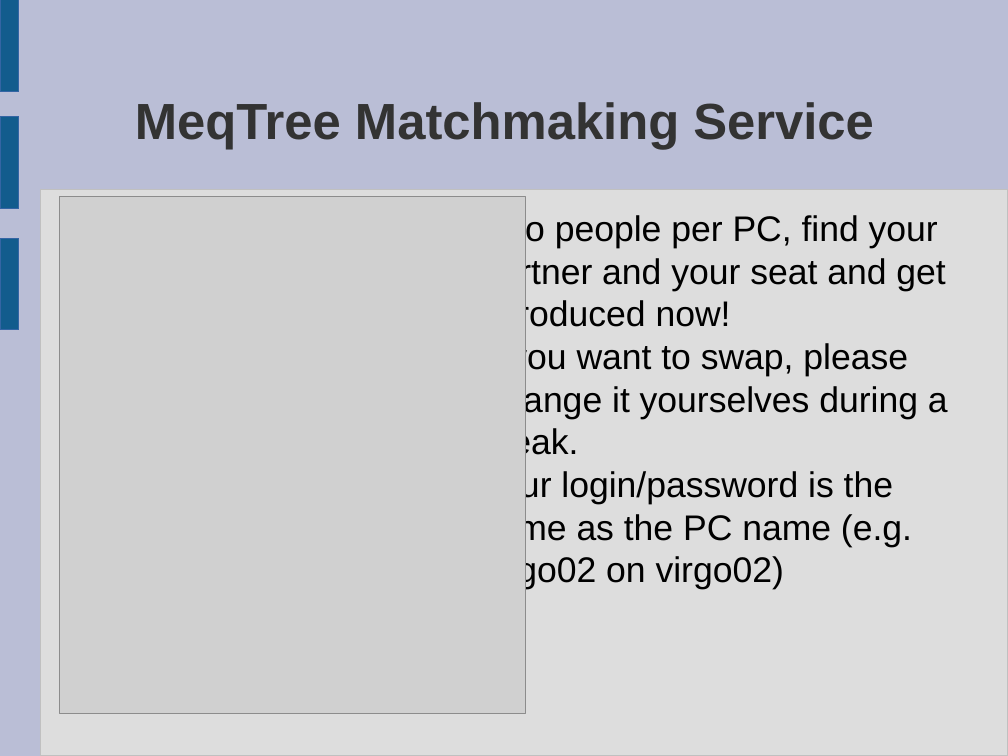
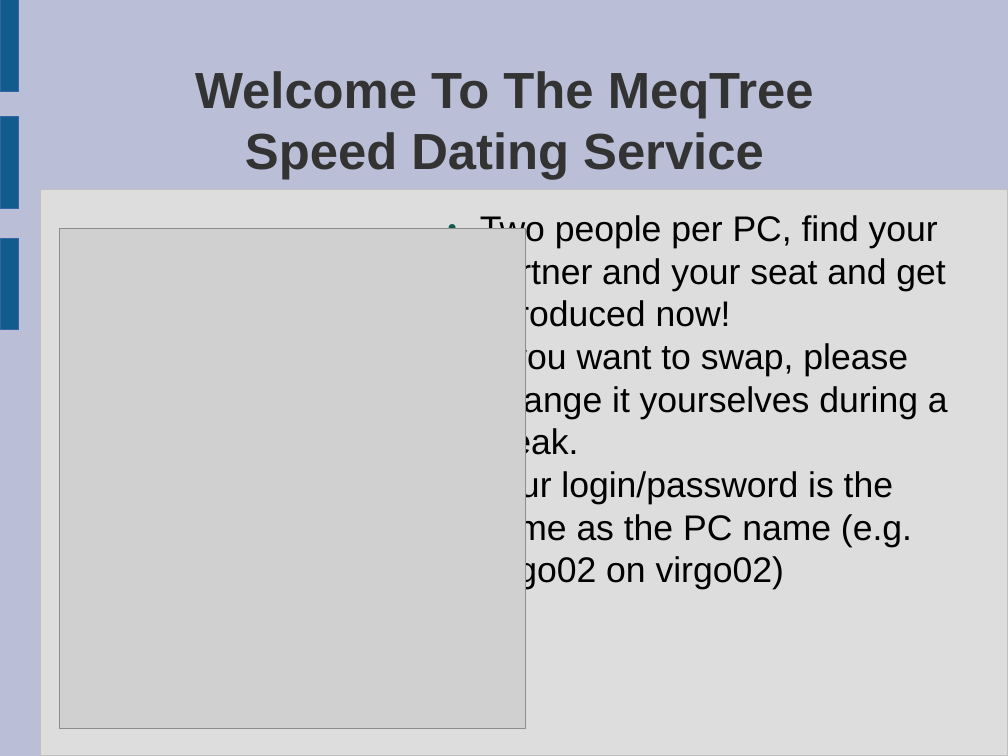
Before and after one commit to ratt-ru/meqtrees-timba, a slide deck: slide 1 of doc/Courses/Workshop2008-Presentations/Day1-Organizational.odp. Drawn at 1008x756 pixels with LibreOffice and Linux fonts; fonts in the diff are those of the drawing; grey boxes stand for pictures. Boxes give left, top, right and bottom in pixels: in the first picture for what was removed or moved away, otherwise in the second. Text is boxed around its words. In the diff, an @@ line names an element or a change of style, - is before the commit and + after.

```diff
--- a/doc/Courses/Workshop2008-Presentations/Day1-Organizational.odp
+++ b/doc/Courses/Workshop2008-Presentations/Day1-Organizational.odp
@@ title at [195, 71, 814, 180]: text changed @@
-MeqTree Matchmaking Service
+Welcome To The MeqTree
+Speed Dating Service
@@ picture: place and size @@
-picture at [59, 197, 526, 714]
+picture at [59, 229, 526, 729]
```
Also in this commit, not shown: 23 other files.
